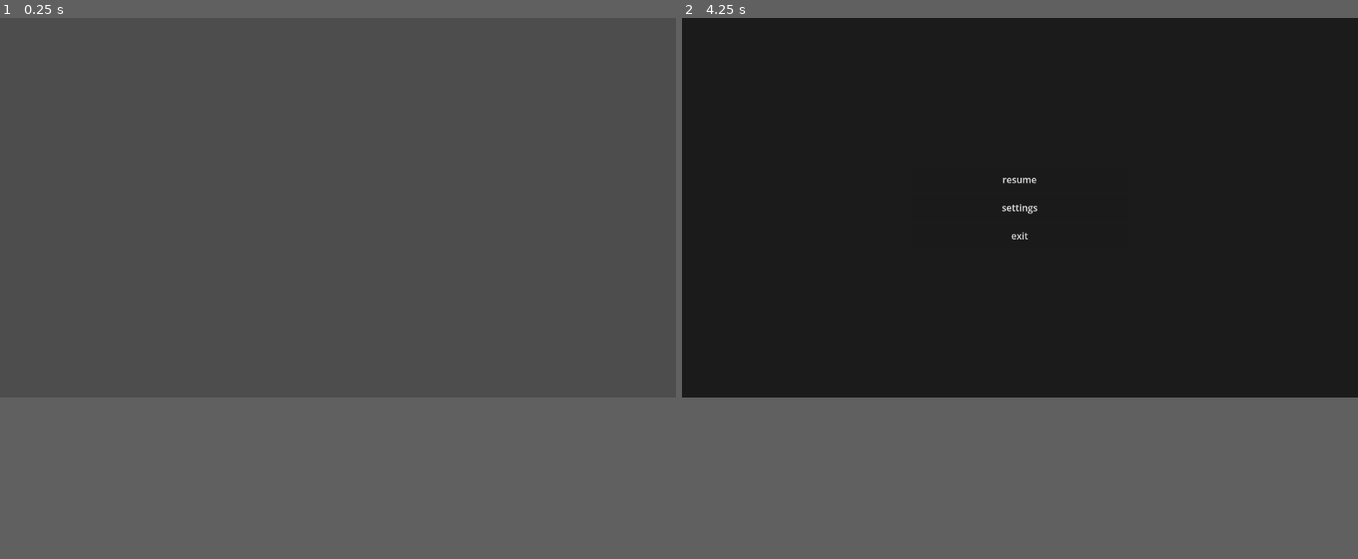
Above: before the commit, frames 1-2 (left to right).
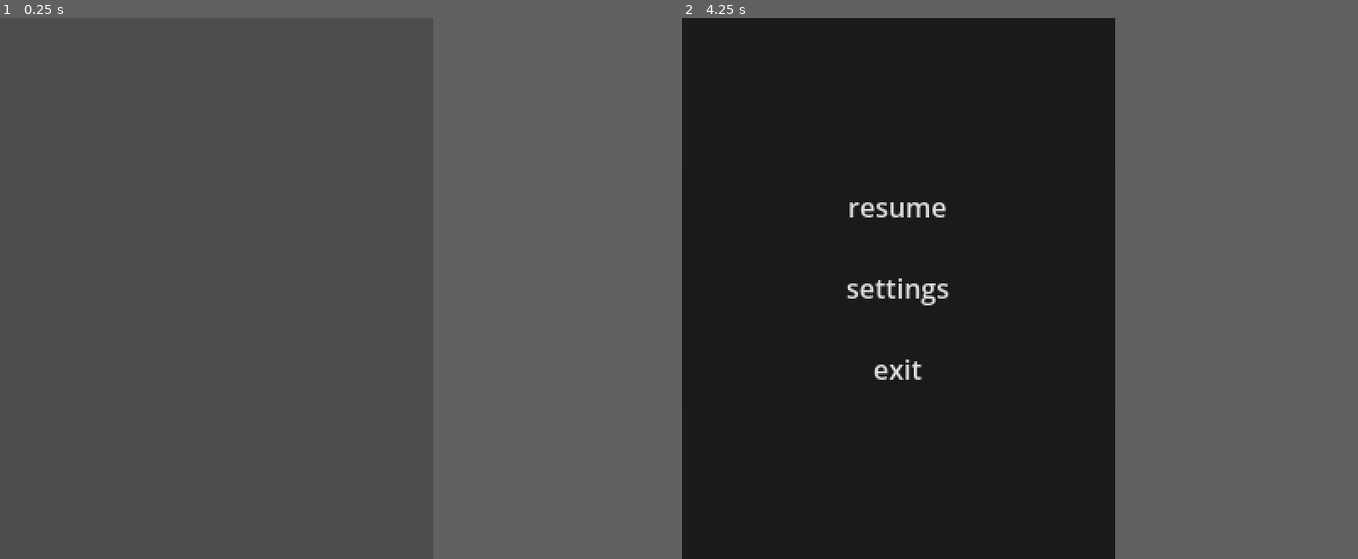
Above: after the commit, the same moments.

Repository: derukaeru/twist-ysws
Game: Godot game, scene res://scenes/menu/title_screen.tscn
Same seed, same stepped clock (60 frames per second), same inputs: the game is played once before the commit and once after it. Before the commit the project has no main scene; this scene is started directly in both runs.
Inputs:
- Up to frame 1 (0.25 s): no input
- Up to frame 2 (4.25 s): tap Enter at 0.5, 2, 3.5 s; hold Right (ui_right) 0.53-1.28 s; tap Alt at 0.6, 2.1, 3.6 s; tap Space at 1.25, 2.75 s; hold Down 1.28-2.03 s; tap Shift at 1.35, 2.85 s; hold Right (ui_right) 2.03-2.78 s; hold Up 2.78-3.53 s; hold Left (ui_left) from 3.53 s (still down); tap Escape (ui_cancel) at 4.15 s
In our replay, the window is 799x449 before the commit and 512x640 after it. These sizes can differ from the game's own. Grey fills any space a smaller window leaves; there, only what the larger window draws over its background counts as a difference.

The runs differ from the first frame. In frame 1, only the window size differs. In frame 2, 0.8% of the frame differs, in the area x 24-53%, y 29-67%.

Commit message:
feat: added base nodes

Diff:
--- a/project.godot
+++ b/project.godot
@@ -11,6 +11,7 @@
 [application]
 
 config/name="twist-ysws"
+run/main_scene="uid://bsbyp1yds8yl8"
 config/features=PackedStringArray("4.6", "GL Compatibility")
 config/icon="res://icon.svg"
 
@@ -20,10 +21,25 @@
 Registry="*uid://bc5qt0p3hime3"
 SceneChanger="*uid://mftmsar637v6"
 Util="*uid://cl4mktmg7kcgy"
+EventBus="*uid://bn6xpwao041fv"
+
+[debug]
+
+gdscript/warnings/unused_signal=0
+
+[display]
+
+window/size/viewport_width=256
+window/size/viewport_height=320
+window/stretch/mode="viewport"
 
 [editor_plugins]
 
 enabled=PackedStringArray("res://addons/godot_super-wakatime/plugin.cfg")
+
+[global_group]
+
+player=""
 
 [physics]
 
@@ -31,6 +47,7 @@
 
 [rendering]
 
+textures/canvas_textures/default_texture_filter=0
 rendering_device/driver.windows="d3d12"
 renderer/rendering_method="gl_compatibility"
 renderer/rendering_method.mobile="gl_compatibility"
--- /dev/null
+++ b/scenes/main/world.gd
@@ -0,0 +1,28 @@
+extends Node2D
+
+@onready var alien_container: Node2D = $alien_container
+
+func _ready() -> void:
+	reset_aliens()
+
+func reset_player() -> void:
+	var player: Player = get_tree().get_first_node_in_group("player")
+	if player:
+		player.queue_free()
+		GameManager.player_lives = GameManager.max_player_lives
+	var new_player: Player = load(Registry.UID["player"]).instantiate()
+	add_child(new_player)
+
+func remove_aliens() -> void:
+	for entry in alien_container.get_children():
+		entry.queue_free()
+
+func reset_aliens() -> void:
+	remove_aliens()
+
+	for i in range(GameManager.horizontal_alien_amount):
+		for j in range(GameManager.vertical_alien_amount):
+			var alien: Alien = load(Registry.UID["alien"]).instantiate()
+			alien_container.add_child(alien)
+
+			alien.position = Vector2(i * 20, j * 22)
--- /dev/null
+++ b/scenes/main/world.tscn
@@ -0,0 +1,43 @@
+[gd_scene format=3 uid="uid://bsbyp1yds8yl8"]
+
+[ext_resource type="Script" uid="uid://bq1coa34b5h8x" path="res://scenes/main/world.gd" id="1_dtyxf"]
+[ext_resource type="PackedScene" uid="uid://b666j0joga63g" path="res://scenes/objects/player.tscn" id="2_iubku"]
+
+[sub_resource type="RectangleShape2D" id="RectangleShape2D_iubku"]
+size = Vector2(8, 336)
+
+[sub_resource type="RectangleShape2D" id="RectangleShape2D_y2s00"]
+size = Vector2(8, 336)
+
+[sub_resource type="RectangleShape2D" id="RectangleShape2D_526id"]
+size = Vector2(256, 8)
+
+[sub_resource type="RectangleShape2D" id="RectangleShape2D_0aorq"]
+size = Vector2(256, 8)
+
+[node name="world" type="Node2D" unique_id=954842841]
+script = ExtResource("1_dtyxf")
+
+[node name="alien_container" type="Node2D" parent="." unique_id=1180921994]
+position = Vector2(16, 16)
+
+[node name="player" parent="." unique_id=1679966278 instance=ExtResource("2_iubku")]
+position = Vector2(48, 264)
+
+[node name="StaticBody2D" type="StaticBody2D" parent="." unique_id=1030028204]
+
+[node name="CollisionShape2D" type="CollisionShape2D" parent="StaticBody2D" unique_id=2137331521]
+position = Vector2(-4, 160)
+shape = SubResource("RectangleShape2D_iubku")
+
+[node name="CollisionShape2D2" type="CollisionShape2D" parent="StaticBody2D" unique_id=1281367880]
+position = Vector2(260, 160)
+shape = SubResource("RectangleShape2D_y2s00")
+
+[node name="CollisionShape2D3" type="CollisionShape2D" parent="StaticBody2D" unique_id=301735881]
+position = Vector2(128, -4)
+shape = SubResource("RectangleShape2D_526id")
+
+[node name="CollisionShape2D4" type="CollisionShape2D" parent="StaticBody2D" unique_id=274399858]
+position = Vector2(128, 324)
+shape = SubResource("RectangleShape2D_0aorq")
--- a/scenes/menu/dialogue_box.tscn
+++ /dev/null
@@ -1,3 +0,0 @@
-[gd_scene format=3 uid="uid://6cae11kpahyv"]
-
-[node name="dialogue_box" type="CanvasLayer" unique_id=156380445]
--- /dev/null
+++ b/scenes/objects/alien.gd
@@ -0,0 +1,4 @@
+class_name Alien extends CharacterBody2D
+
+func _physics_process(_delta) -> void:
+	pass
--- /dev/null
+++ b/scenes/objects/alien.tscn
@@ -0,0 +1,16 @@
+[gd_scene format=3 uid="uid://ddw3gg4efb6by"]
+
+[ext_resource type="Script" uid="uid://dhecqlx0ookk0" path="res://scenes/objects/alien.gd" id="1_sflu0"]
+[ext_resource type="Texture2D" uid="uid://chn5qpgw5vfi" path="res://assets/sprites/alien_1.png" id="2_h6np5"]
+
+[sub_resource type="RectangleShape2D" id="RectangleShape2D_y2qhl"]
+
+[node name="alien" type="CharacterBody2D" unique_id=346738073]
+motion_mode = 1
+script = ExtResource("1_sflu0")
+
+[node name="CollisionShape2D" type="CollisionShape2D" parent="." unique_id=1069951]
+shape = SubResource("RectangleShape2D_y2qhl")
+
+[node name="Sprite2D" type="Sprite2D" parent="." unique_id=416742483]
+texture = ExtResource("2_h6np5")
--- /dev/null
+++ b/scenes/objects/bullet.gd
@@ -0,0 +1 @@
+class_name Bullet extends StaticBody2D
--- /dev/null
+++ b/scenes/objects/bullet.tscn
@@ -0,0 +1,11 @@
+[gd_scene format=3 uid="uid://n0gi0j1bvfy1"]
+
+[ext_resource type="Script" uid="uid://dp388cd8gcugj" path="res://scenes/objects/bullet.gd" id="1_ds4j2"]
+
+[sub_resource type="RectangleShape2D" id="RectangleShape2D_sciqk"]
+
+[node name="bullet" type="StaticBody2D" unique_id=816487908]
+script = ExtResource("1_ds4j2")
+
+[node name="CollisionShape2D" type="CollisionShape2D" parent="." unique_id=183857954]
+shape = SubResource("RectangleShape2D_sciqk")
--- /dev/null
+++ b/scenes/objects/player.gd
@@ -0,0 +1,14 @@
+class_name Player extends CharacterBody2D
+
+const SPEED = 100.0
+func _physics_process(_delta) -> void:
+	var direction = Input.get_axis("ui_left", "ui_right")
+	if direction:
+		velocity.x = direction * SPEED
+	else:
+		velocity.x = move_toward(velocity.x, 0, SPEED)
+
+	move_and_slide()
+
+func shoot() -> void:
+	pass
--- /dev/null
+++ b/scenes/objects/player.tscn
@@ -0,0 +1,16 @@
+[gd_scene format=3 uid="uid://b666j0joga63g"]
+
+[ext_resource type="Script" uid="uid://d4kounh62k28s" path="res://scenes/objects/player.gd" id="1_a8lix"]
+[ext_resource type="Texture2D" uid="uid://iap6hyxbfs0m" path="res://assets/sprites/player.png" id="2_2147m"]
+
+[sub_resource type="RectangleShape2D" id="RectangleShape2D_2147m"]
+
+[node name="player" type="CharacterBody2D" unique_id=1679966278 groups=["player"]]
+motion_mode = 1
+script = ExtResource("1_a8lix")
+
+[node name="CollisionShape2D" type="CollisionShape2D" parent="." unique_id=119128638]
+shape = SubResource("RectangleShape2D_2147m")
+
+[node name="Sprite2D" type="Sprite2D" parent="." unique_id=964940141]
+texture = ExtResource("2_2147m")
--- /dev/null
+++ b/scripts/autoloads/event_bus.gd
@@ -0,0 +1,8 @@
+extends Node
+
+signal start_game
+signal end_game
+signal reset_game
+
+signal reset_player
+signal reset_aliens
--- a/scripts/autoloads/game_manager.gd
+++ b/scripts/autoloads/game_manager.gd
@@ -1,8 +1,16 @@
 extends Node
 
 @onready var pause_screen = load(Registry.UID["pause_screen"]).instantiate()
+var canvas_layer = CanvasLayer.new()
 
-var canvas_layer = CanvasLayer.new()
+var max_player_lives: int = 2
+var player_lives: int = max_player_lives
+
+var score: int = 0
+var max_score: int = 0
+
+var horizontal_alien_amount: int = 8
+var vertical_alien_amount: int = 3
 
 func _ready() -> void:
 	add_child(canvas_layer)
@@ -15,10 +23,13 @@
 func _process(_d) -> void:
 	if Input.is_action_just_pressed("ui_cancel"):
 		if get_tree().paused:
-			get_tree().paused = false
-			pause_screen.hide()
-			Util.mouse_captured()
+			Util.pause()
 		else:
-			get_tree().paused = true
-			pause_screen.show()
-			Util.mouse_visible()
+			Util.unpause()
+
+func start() -> void:
+	player_lives = 2
+	score = 0
+
+func reset() -> void:
+	pass
--- a/scripts/autoloads/registry.gd
+++ b/scripts/autoloads/registry.gd
@@ -5,5 +5,8 @@
 	"splash_screen": "uid://b4ggbq71lpwo4",
 	"title_screen": "uid://dix67ojrdr6ht",
 	"pause_screen": "uid://7jemke30bxqq",
-	"dialogue_box": "uid://6cae11kpahyv"
+
+	"bullet": "uid://n0gi0j1bvfy1",
+	"alien": "uid://ddw3gg4efb6by",
+	"player": "uid://b666j0joga63g",
 }
--- a/scripts/autoloads/util.gd
+++ b/scripts/autoloads/util.gd
@@ -1,18 +1,12 @@
 extends Node
-
-func get_player() -> Node3D:
-	return get_tree().get_first_node_in_group("player")
 
 func get_main() -> Node3D:
 	return get_tree().current_scene
 
-func get_group_node(group):
-	return get_tree().get_first_node_in_group(group)
+func pause() -> void:
+	get_tree().paused = false
+	GameManager.pause_screen.hide()
 
-func mouse_visible():
-	if Input.get_mouse_mode() == Input.MOUSE_MODE_CAPTURED:
-		Input.set_mouse_mode(Input.MOUSE_MODE_VISIBLE)
-
-func mouse_captured():
-	if Input.get_mouse_mode() == Input.MOUSE_MODE_VISIBLE:
-		Input.set_mouse_mode(Input.MOUSE_MODE_CAPTURED)
+func unpause() -> void:
+	get_tree().paused = true
+	GameManager.pause_screen.show()
Binary file added: assets/sprites/alien_1.png
Not shown, changed: assets/sprites/alien_1.png.import
Binary file added: assets/sprites/player.png
Not shown, added: assets/sprites/player.png.import
Binary file removed: assets/sprites/world/face_4.png
Not shown, added: scenes/main/world.gd.uid
Not shown, added: scenes/objects/alien.gd.uid
Not shown, added: scenes/objects/bullet.gd.uid
Not shown, added: scenes/objects/player.gd.uid
Not shown, added: scripts/autoloads/event_bus.gd.uid
